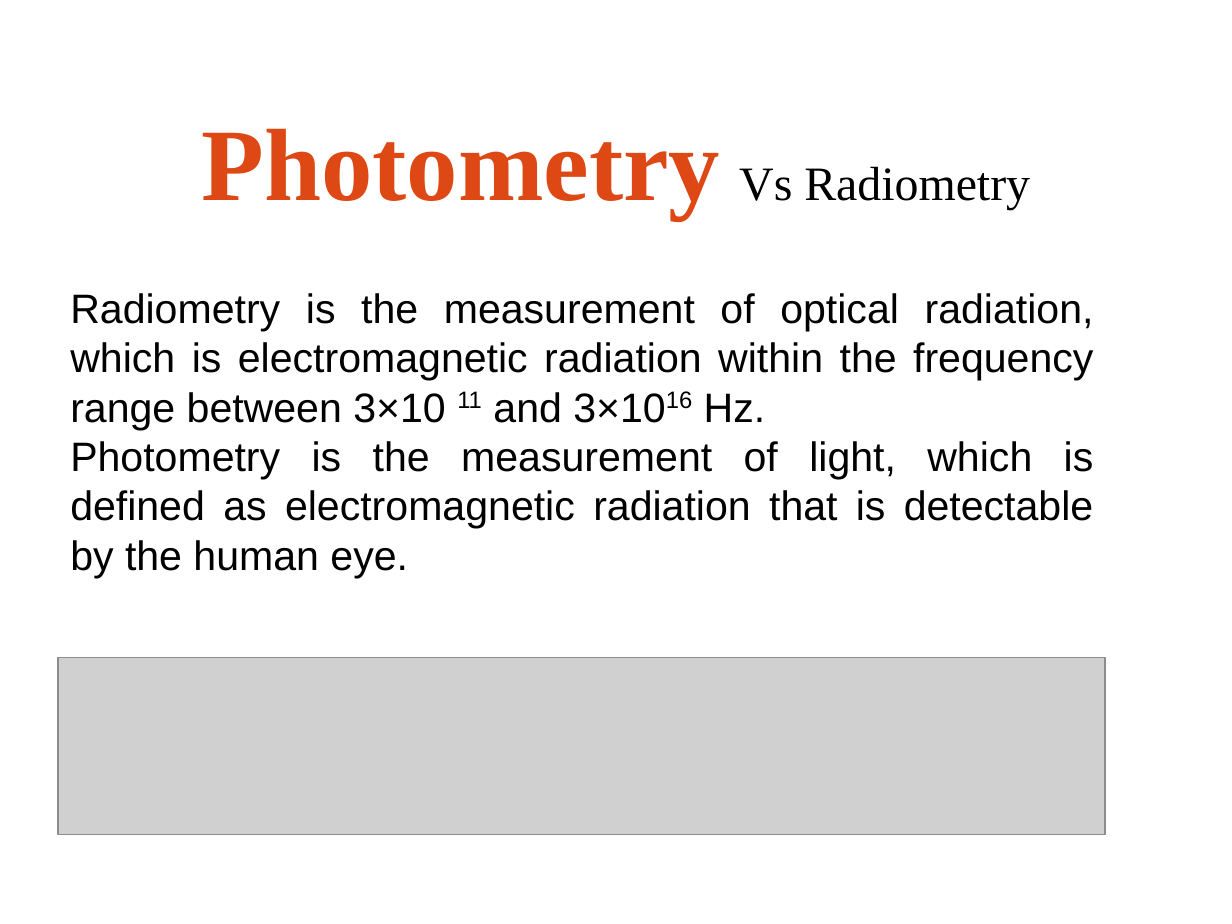
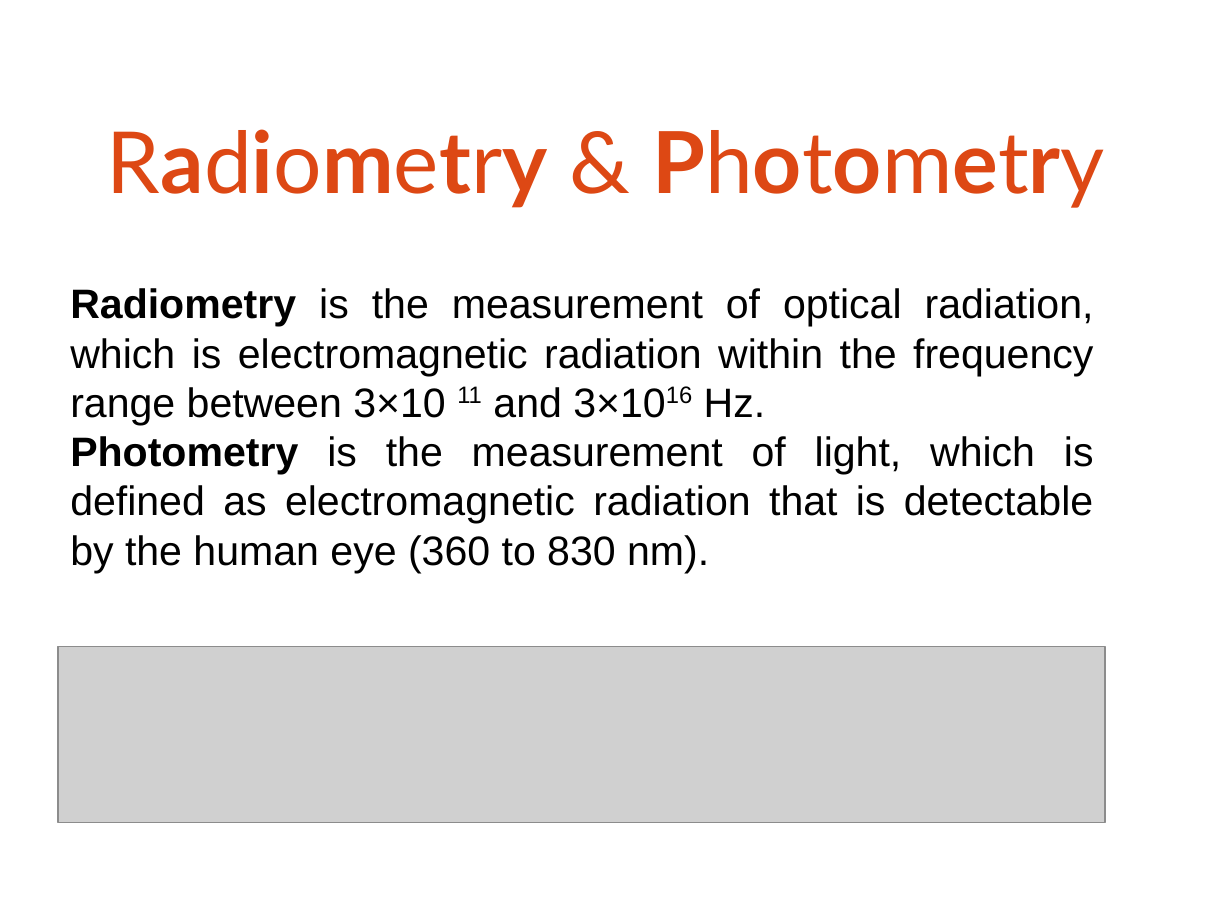
Before and after one commit to bagustris/TeknikOptik, a slide deck: slide 3 of slide/Fotometri.ppt (slide 1 before the commit). Drawn at 1232x924 pixels with LibreOffice and Linux fonts; fonts in the diff are those of the drawing; grey boxes stand for pictures. Boxes give left, top, right and bottom in pixels: in the first picture for what was removed or moved away, otherwise in the second. Text is boxed around its words. In the diff, an @@ line names an element or a change of style, - is before the commit and + after.

```diff
--- a/slide/Fotometri.ppt
+++ b/slide/Fotometri.ppt
@@ text at (107,129,1105,208): text changed; size 28 to 50 pt; font Times New Roman to Lato; text colour #000000 to #DD4814 @@
-Photometry Vs Radiometry
+Radiometry & Photometry
@@ text at (70,288,1094,425): bold on in "Radiometry" @@
@@ text at (70,436,1094,573): text changed @@
-Photometry is the measurement of light, which is defined as electromagnetic radiation that is detectable by the human eye.
+Photometry is the measurement of light, which is defined as electromagnetic radiation that is detectable by the human eye (360 to 830 nm).
@@ picture: place and size @@
-picture at (58,658,1105,834)
+picture at (58,647,1105,823)
```
Also in this commit, not shown: 16 other slides changed, 7 slides added, 3 other files.
